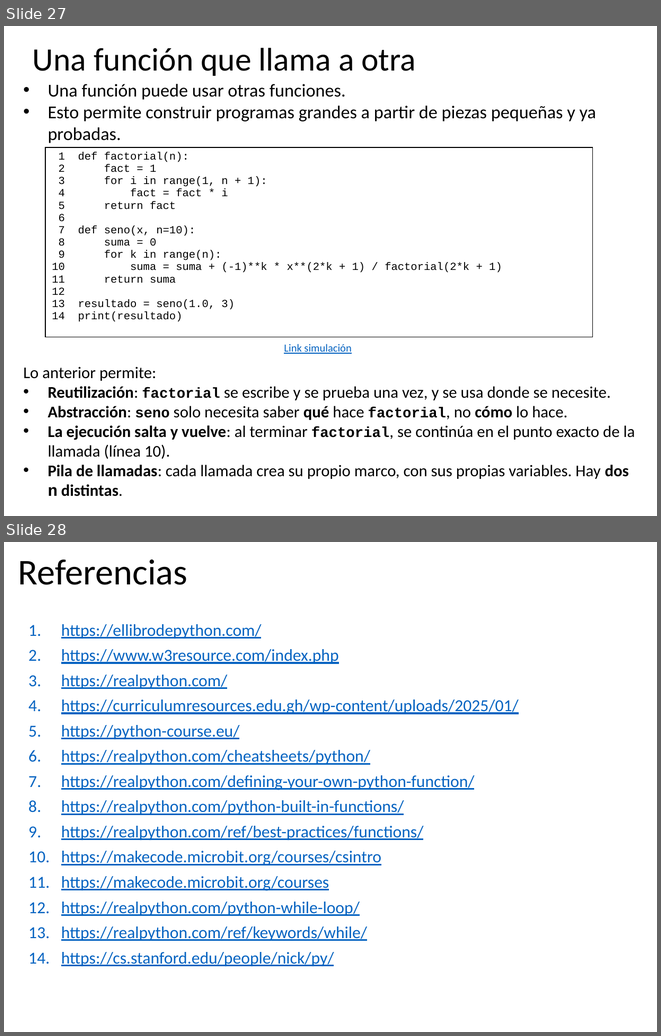
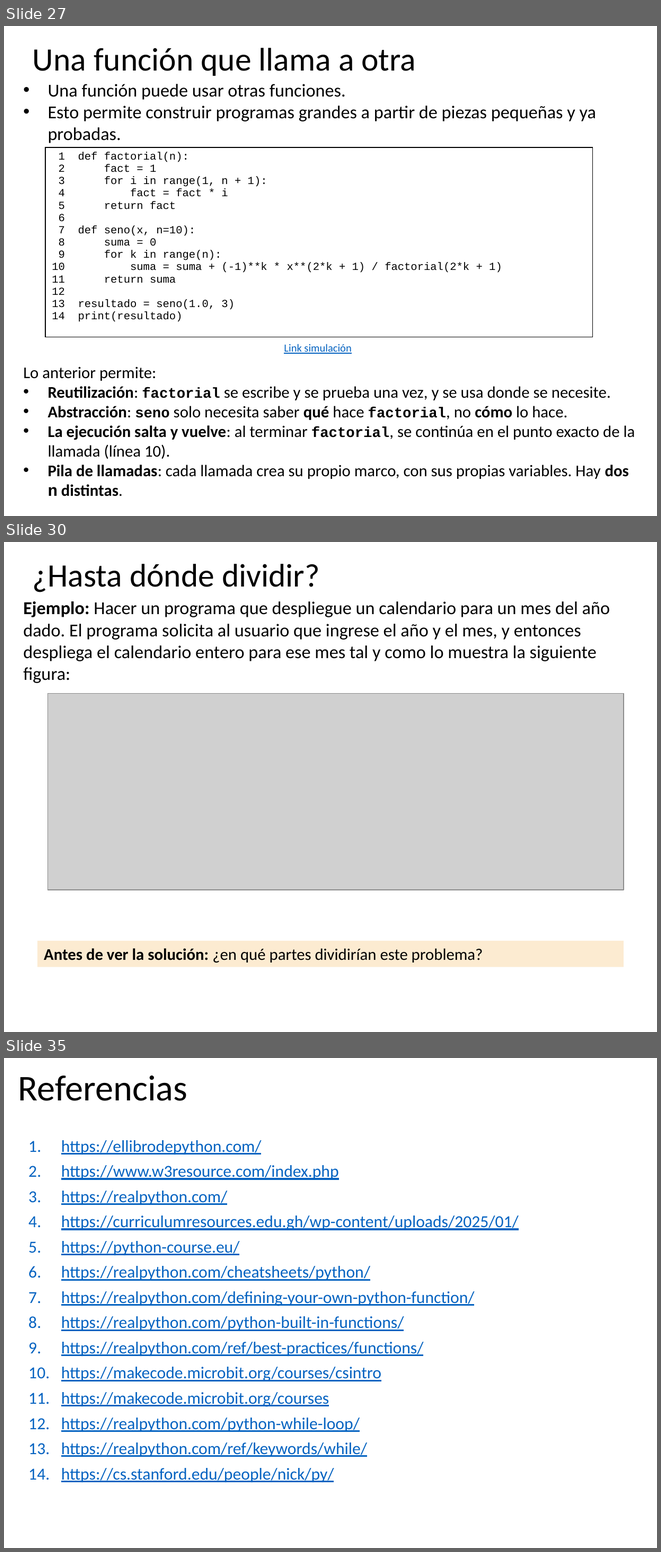
Before and after one commit to algoritmos-UdeA/logica1-20262, a slide deck: clases/10/teoria/clase-10.pptx. Shown one above the other, each under a label of ours: slides 27 and 28 before the commit, slides 27, 30 and 35 after it; the slides between them are not shown. The pictures are 661x1036 and 661x1552 pixels, drawn with LibreOffice and Linux fonts; fonts in the diff are those of the drawing; grey boxes stand for pictures. Boxes give left, top, right and bottom in pixels: in the first picture for what was removed or moved away, otherwise in the second. Text is boxed around its words. In the diff, an @@ line names an element or a change of style, - is before the commit and + after.

```diff
--- a/clases/10/teoria/clase-10.pptx
+++ b/clases/10/teoria/clase-10.pptx
@@ slide 30 added at (4, 542, 657, 1032), background #FFFFFF @@
@@ title added at (33, 564, 320, 592), 36 pt, text #000000 @@
+¿Hasta dónde dividir?
@@ text added at (23, 601, 610, 683), 20 pt, text #000000 @@
+Ejemplo: Hacer un programa que despliegue un calendario para un mes del año dado. El programa solicita al usuario que ingrese el año y el mes, y entonces despliega el calendario entero para ese mes tal y como lo muestra la siguiente figura:
@@ picture added at (48, 694, 624, 890) @@
@@ rectangle added at (37, 941, 624, 967), fill #FCEBD1, 18 pt, text #000000 @@
+Antes de ver la solución: ¿en qué partes dividirían este problema?
@@ what was slide 28 is now slide 35 @@
```
Also in this commit, not shown: 6 other slides added.
